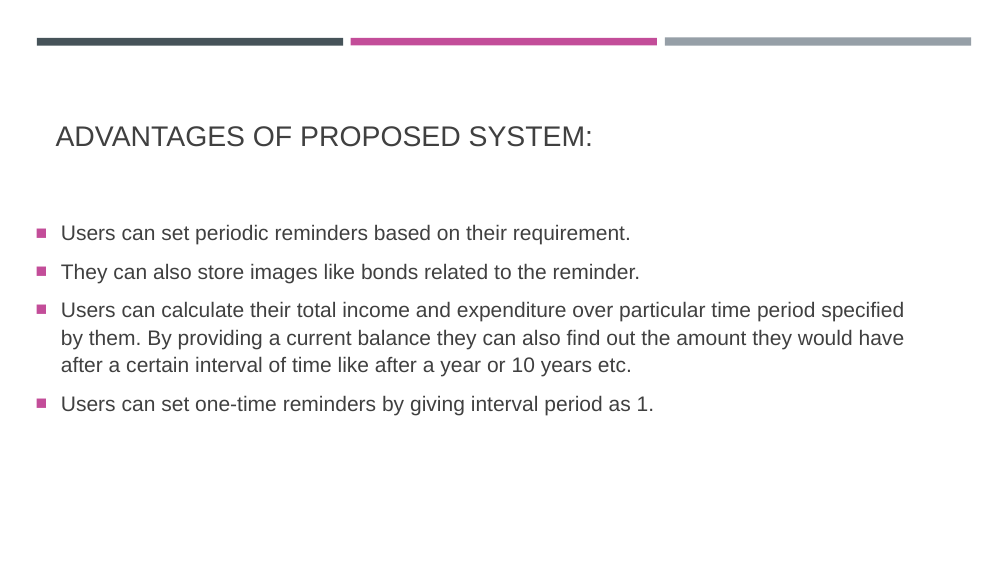
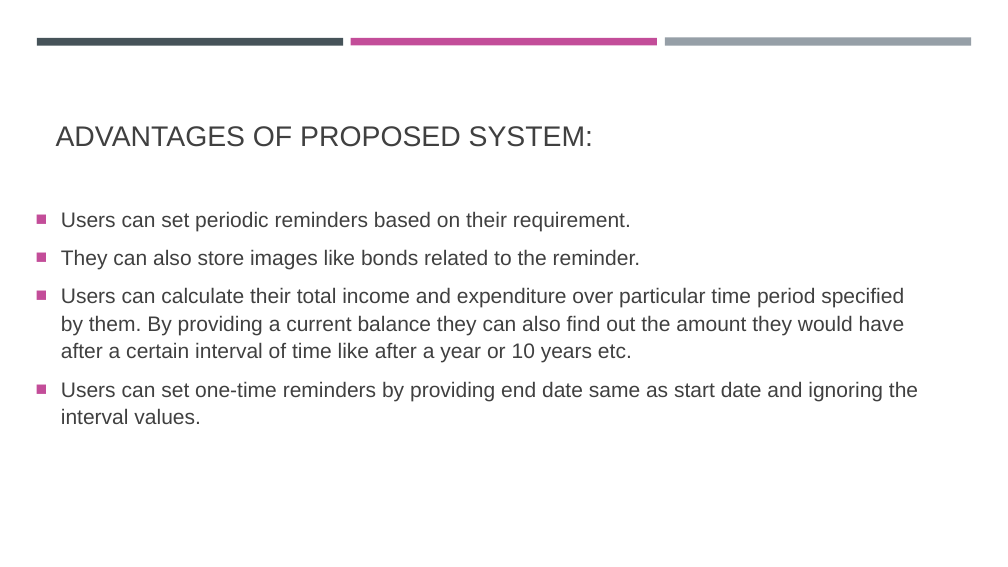
Before and after one commit to ssathyanaray2/Payment_Tracker, a slide deck: slide 3 of finalppt.pptx. Drawn at 1008x567 pixels with LibreOffice and Linux fonts; fonts in the diff are those of the drawing. Boxes give left, top, right and bottom in pixels: in the first picture for what was removed or moved away, otherwise in the second. Text is boxed around its words. In the diff, an @@ line names an element or a change of style, - is before the commit and + after.

```diff
--- a/finalppt.pptx
+++ b/finalppt.pptx
@@ text at [61, 381, 918, 424]: text changed @@
-■ Users can set one-time reminders by giving interval period as 1.
+■ Users can set one-time reminders by providing end date same as start date and ignoring the interval values.
```
Also in this commit, not shown: 1 other slide changed, 1 other file.
